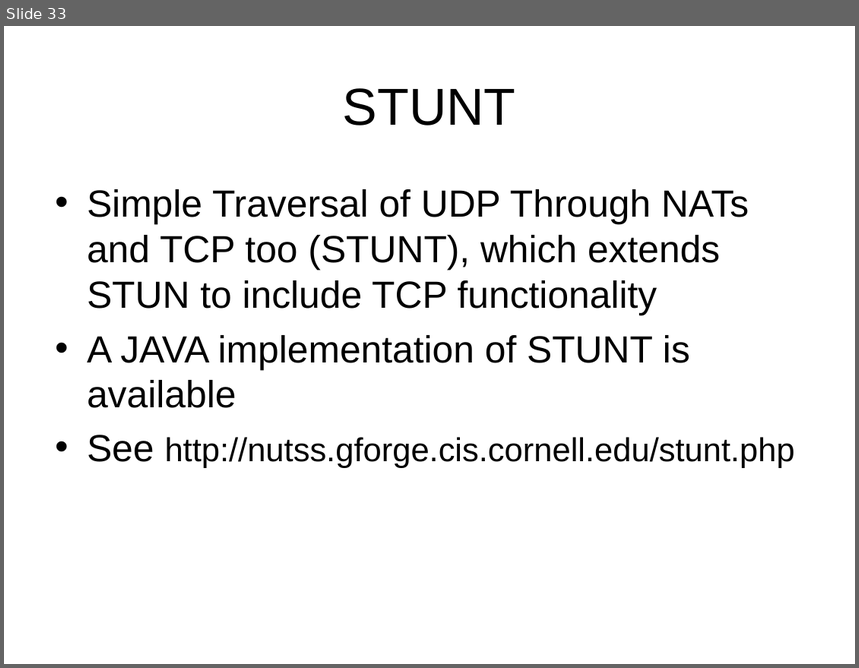
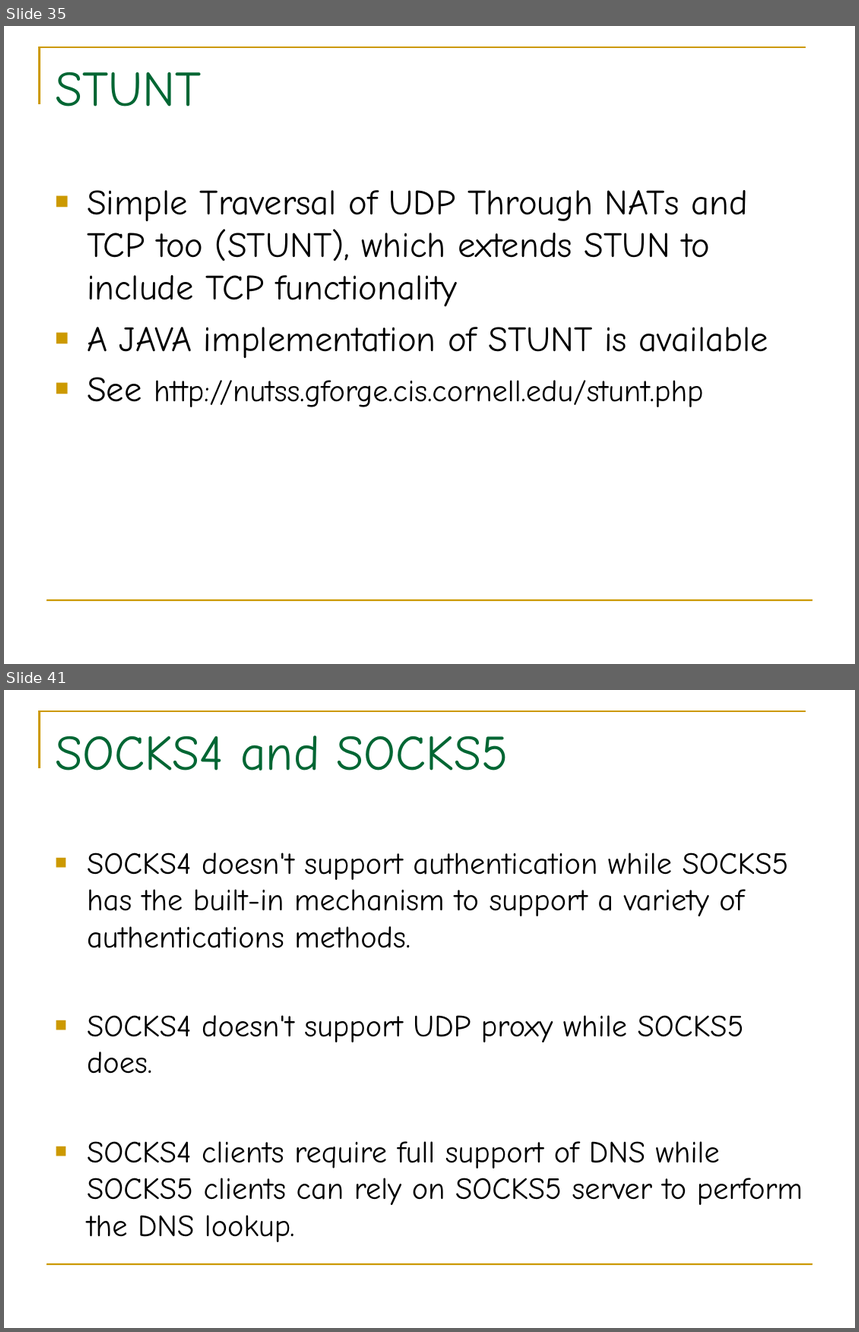
Before and after one commit to BackupTheBerlios/p2p-mentor, a slide deck: slide/nat-p2p.ppt. Shown one above the other, each under a label of ours: slide 33 before the commit, slides 35 and 41 after it; the slides between them are not shown. The pictures are 859x668 and 859x1332 pixels, drawn with LibreOffice and Linux fonts; fonts in the diff are those of the drawing. Boxes give left, top, right and bottom in pixels: in the first picture for what was removed or moved away, otherwise in the second. Text is boxed around its words. In the diff, an @@ line names an element or a change of style, - is before the commit and + after.

```diff
--- a/slide/nat-p2p.ppt
+++ b/slide/nat-p2p.ppt
@@ slide 41 added at <box>4,690,855,1328</box>, background #FFFFFF; not listed: 2 template elements that a slide beside it also shows @@
@@ title added at <box>55,736,508,771</box>, 42 pt, text #006633 @@
+SOCKS4 and SOCKS5
@@ text added at <box>87,853,803,1243</box>, 26 pt, text #000000 @@
+■ SOCKS4 doesn't support authentication while SOCKS5 has the built-in mechanism to support a variety of authentications methods.
+■ SOCKS4 doesn't support UDP proxy while SOCKS5 does.
+■ SOCKS4 clients require full support of DNS while SOCKS5 clients can rely on SOCKS5 server to perform the DNS lookup.
@@ what was slide 33 is now slide 35 @@
@@ slide 35 changed as well @@
@@ freeform shape added at <box>40,47,806,104</box>, outline #CC9900 1.5 pt @@
@@ title "STUNT" at <box>55,72,201,107</box>: size 44 to 42 pt, font Arial to Comic Neue, text colour #000000 to #006633; alignment centre to left; vertical alignment middle to top @@
@@ text "Simple Traversal of UDP Through ..." at <box>87,190,769,408</box>: size 32 to 30 pt in "Simple Traversal of UDP Through NATs and ...", "A JAVA implementation of STUNT is available", "See"; font Arial to Comic Neue; size 28 to 26 pt in "http://nutss.gforge.cis.cornell.edu/stunt.php"; bullet • to ■; bullet colour #000000 to #CC9900 @@
@@ line added from (47, 601) to (813, 601), #CC9900 1.5 pt @@
```
Also in this commit, not shown: 35 other slides changed, 10 other slides added, 5 slides removed.
